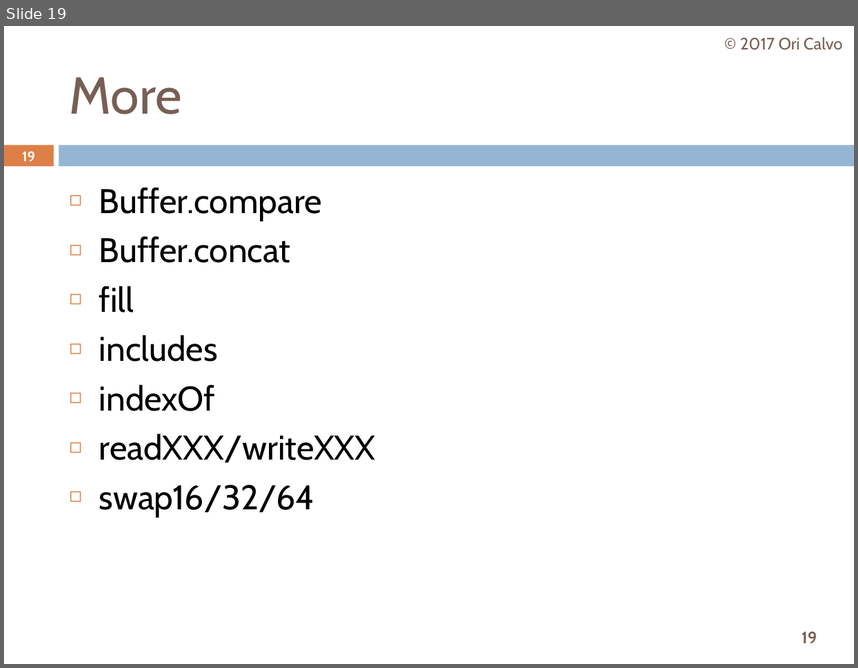
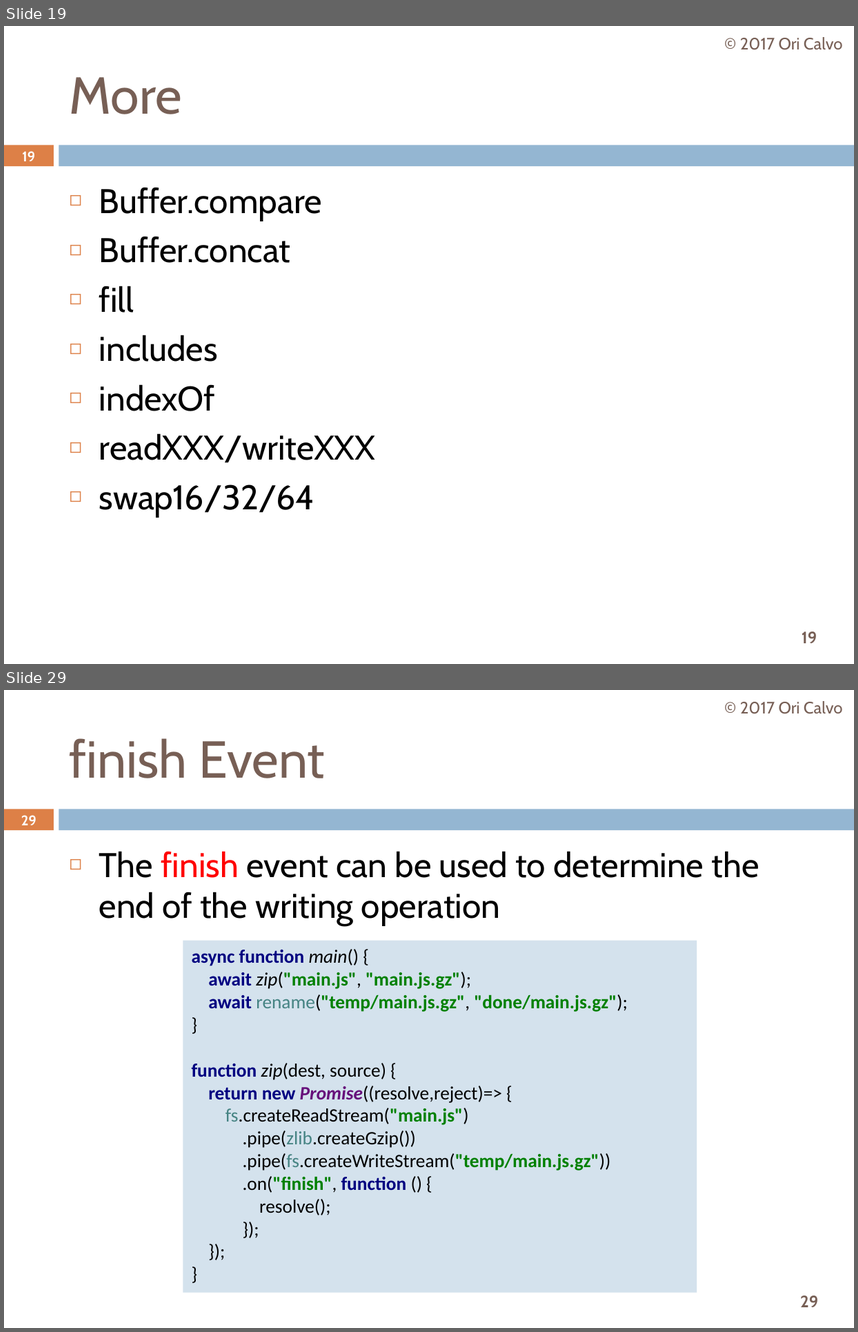
Before and after one commit to oricalvo/course-nodejs, a slide deck: PPTs/05 Core Modules.pptx. Shown one above the other, each under a label of ours: slide 19 before the commit, slides 19 and 29 after it; the slides between them are not shown. The pictures are 858x668 and 858x1332 pixels, drawn with LibreOffice and Linux fonts; fonts in the diff are those of the drawing. Boxes give left, top, right and bottom in pixels: in the first picture for what was removed or moved away, otherwise in the second. Text is boxed around its words. In the diff, an @@ line names an element or a change of style, - is before the commit and + after.

```diff
--- a/PPTs/05 Core Modules.pptx
+++ b/PPTs/05 Core Modules.pptx
@@ slide 29 added at [4, 690, 854, 1328], background #FFFFFF; not listed: 3 template elements that a slide beside it also shows @@
@@ text added at [740, 701, 843, 714], 14 pt, text #775F55 @@
+© 2017 Ori Calvo
@@ title added at [70, 738, 324, 778], 44 pt, text #775F55 @@
+finish Event
@@ page number added at [21, 815, 36, 825], 11.9 pt, text #FFFFFF, bold @@
+29
@@ text added at [99, 851, 760, 925], 29 pt, text #000000 @@
+◻ The finish event can be used to determine the end of the writing operation
@@ rectangle added at [183, 940, 697, 1292], fill #D4E2ED, 16 pt, text #000000 @@
+async function main() {
+await zip("main.js", "main.js.gz");
+await rename("temp/main.js.gz", "done/main.js.gz");
+}
+function zip(dest, source) {
+return new Promise((resolve,reject)=> {
+fs.createReadStream("main.js")
+.pipe(zlib.createGzip())
+.pipe(fs.createWriteStream("temp/main.js.gz"))
+.on("finish", function () {
+resolve();
+});
+});
+}
```
Also in this commit, not shown: 6 slides changed, 11 other slides added, 15 other files.
